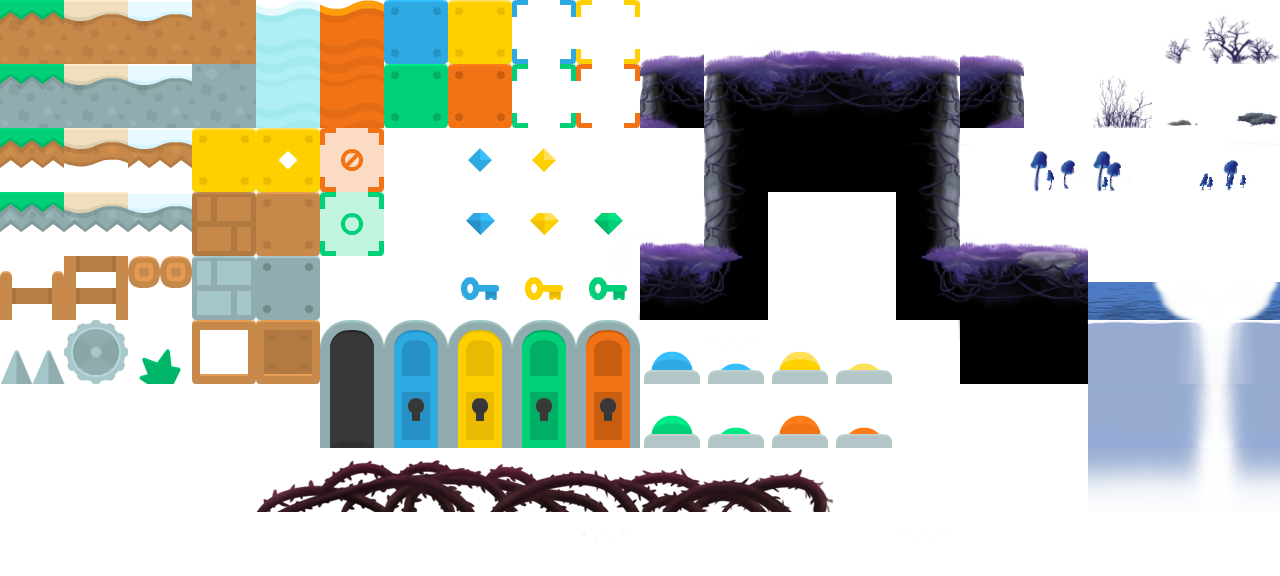
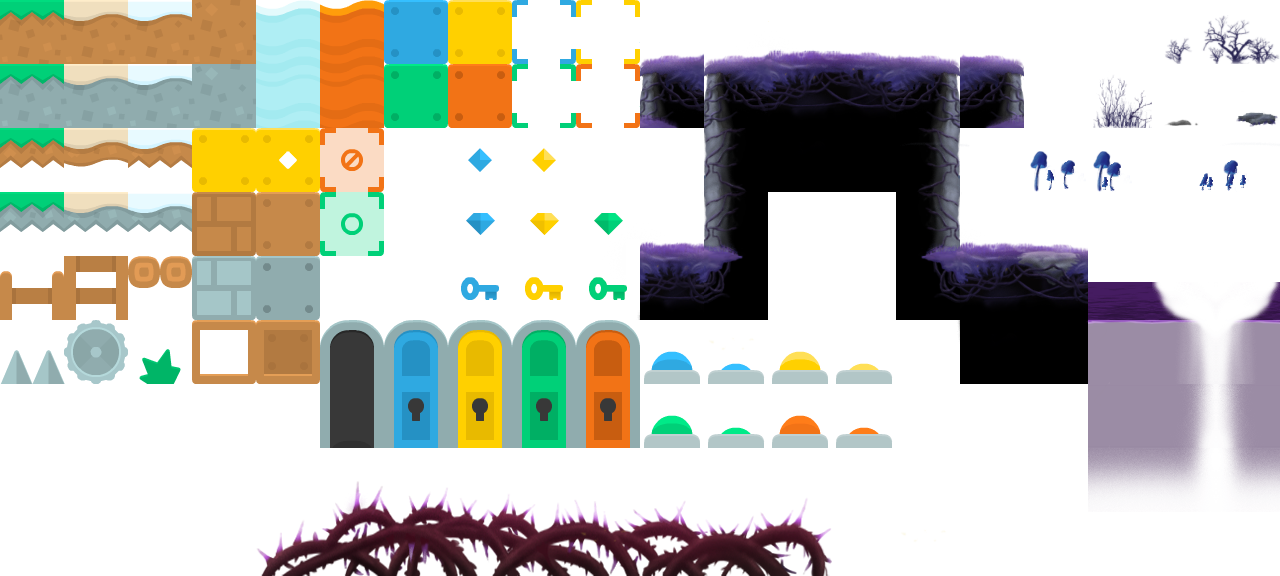
Comparing the layer stacks of the two 1280 × 576 images. Changes:
added group "water" (1st of 7) with 9 layers above "ground global" over <box>1086,282,1280,508</box>
moved "water_center" into group "water" over <box>1088,384,1152,448</box>
moved "water_bord droit" into group "water" over <box>1216,282,1280,384</box>
moved "water_bord" into group "water" over <box>1152,282,1216,384</box>
moved "water" (2nd of 7, in "water") into group "water" over <box>1086,282,1152,384</box>
moved "water" (3rd of 7, in "water") into group "water" over <box>1152,448,1208,503</box>
moved "water" (4th of 7, in "water") into group "water" over <box>1088,448,1152,508</box>
moved "water" (5th of 7, in "water") into group "water" over <box>1152,384,1216,448</box>
renamed "Calque 36 copie 3" to "water", moved it into group "water" over <box>1216,384,1280,448</box>
renamed "Calque 36 copie 4" to "water", moved it into group "water" over <box>1224,448,1280,503</box>
painted on "ronces" over <box>256,460,833,576</box>
